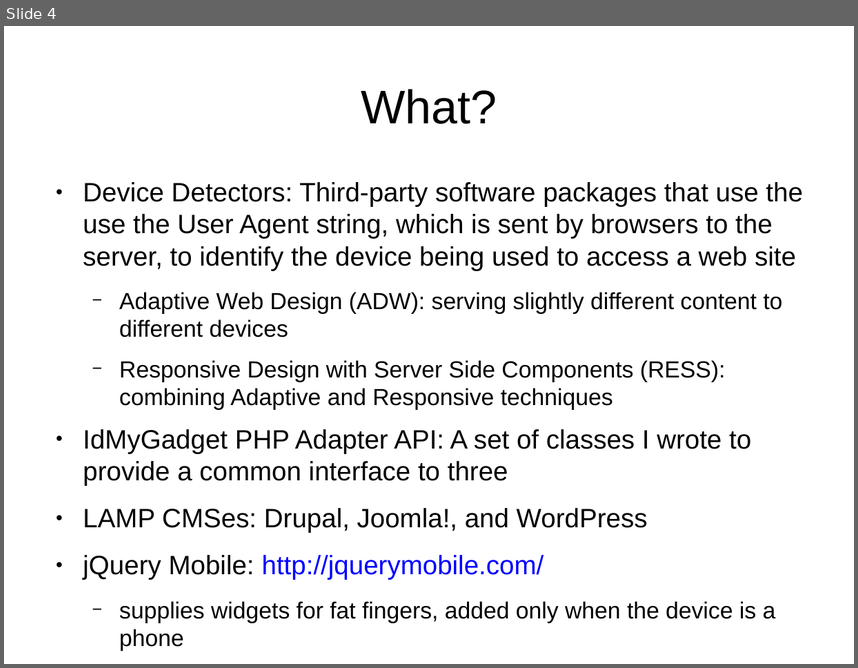
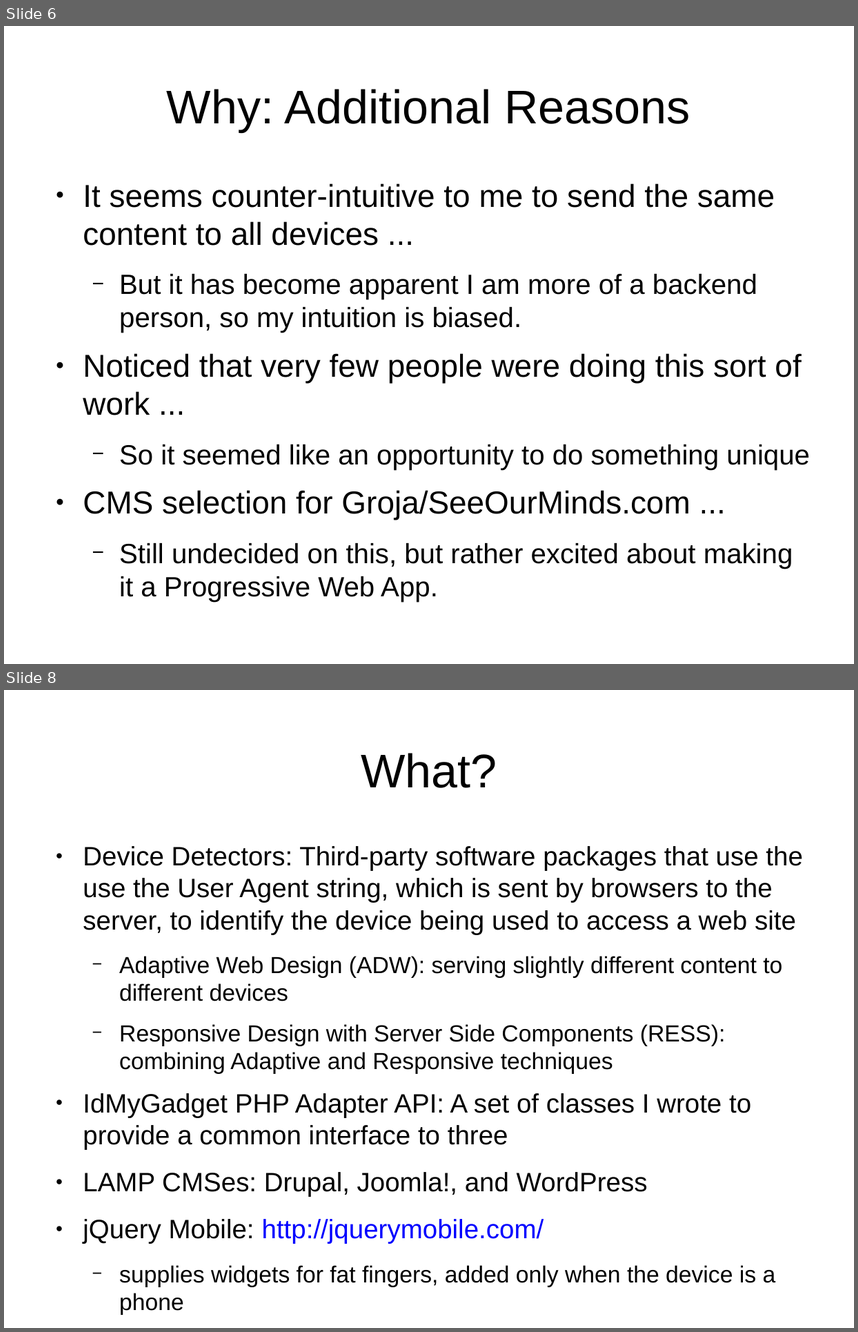
Before and after one commit to tomwhartung/jmws_accoutrements, a slide deck: presentations/2016_07-Drupal/9-slides.odp. Shown one above the other, each under a label of ours: slide 4 before the commit, slides 6 and 8 after it; the slides between them are not shown. The pictures are 858x668 and 858x1332 pixels, drawn with LibreOffice and Linux fonts; fonts in the diff are those of the drawing. Boxes give left, top, right and bottom in pixels: in the first picture for what was removed or moved away, otherwise in the second. Text is boxed around its words. In the diff, an @@ line names an element or a change of style, - is before the commit and + after.

```diff
--- a/presentations/2016_07-Drupal/9-slides.odp
+++ b/presentations/2016_07-Drupal/9-slides.odp
@@ slide 6 added at box(4, 26, 854, 664), background #FFFFFF @@
@@ title added at box(167, 89, 690, 132), 44 pt, text #000000 @@
+Why: Additional Reasons
@@ text added at box(83, 183, 810, 601), 25.9 pt, text #000000 @@
+● It seems counter-intuitive to me to send the same content to all devices ...
+  − But it has become apparent I am more of a backend person, so my intuition is biased.
+● Noticed that very few people were doing this sort of work ...
+  − So it seemed like an opportunity to do something unique
+● CMS selection for Groja/SeeOurMinds.com ...
+  − Still undecided on this, but rather excited about making it a Progressive Web App.
@@ what was slide 4 is now slide 8 @@
```
Also in this commit, not shown: 5 slides changed, 3 other slides added, 1 slide removed.
